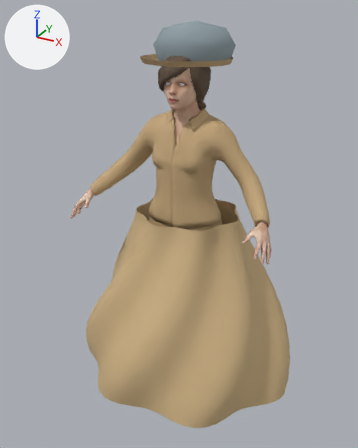
One commit to the glTF model characters/npcs/british/corporal_woman.glb: the scene before it, then after it.
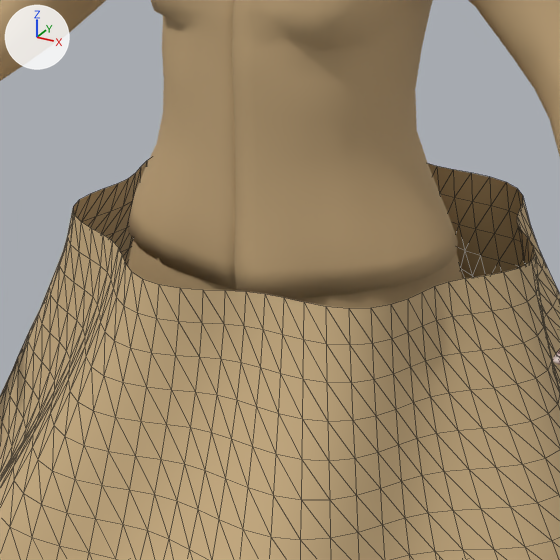
Each version is shown whole from a camera (50 mm lens) standing at (0.883, -1.684, 1.559) and looking at (-0.03, -0.024, 0.729), then close up on the part from 34% to 68% of the width and 36% to 64% of the height. The axes (+X, +Y, +Z) are drawn at upper left. The lights are the same throughout. The last two pictures show the newer version. The close-ups show mesh edges as thin lines.

Objects in the first close-up: 'Companion gathered skirt', 'Companion_fitted_cloth_base_export_cutout' and 1 more.
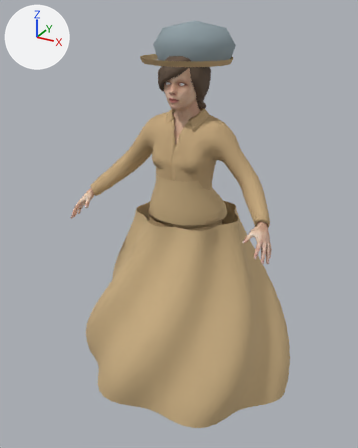
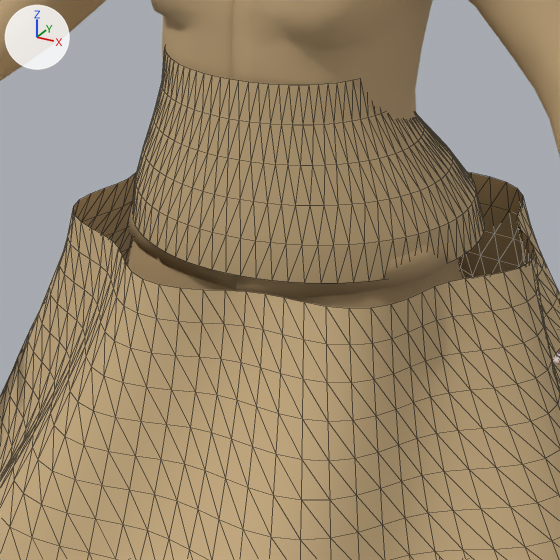
Where the change shows, as pixel boxes [x1, y1, x2, y2] in the close-ups (560 x 560 px):
'Companion fitted waist transition', added (beige)
    after: [133, 51, 485, 283]

What changed in the scene script:
```text
Add me_companion_fitted_waist_transition_mesh:
    me_companion_fitted_waist_transition_mesh.from_pydata(...)  # 432 vertices, 720 faces; spans x -0.163..0.163, y -0.15..0.15, z 0.787..0.959
    me_companion_fitted_waist_transition_mesh.materials.append(mat_corporal_companion_skirt_cotton_gltf_flat_color)  # beige #cdb184
Add ob_companion_fitted_waist_transition:
    ob_companion_fitted_waist_transition = bpy.data.objects.new('Companion fitted waist transition', me_companion_fitted_waist_transition_mesh)
    ob_companion_fitted_waist_transition.location = (0.0, 0.0, 0.0)
```
